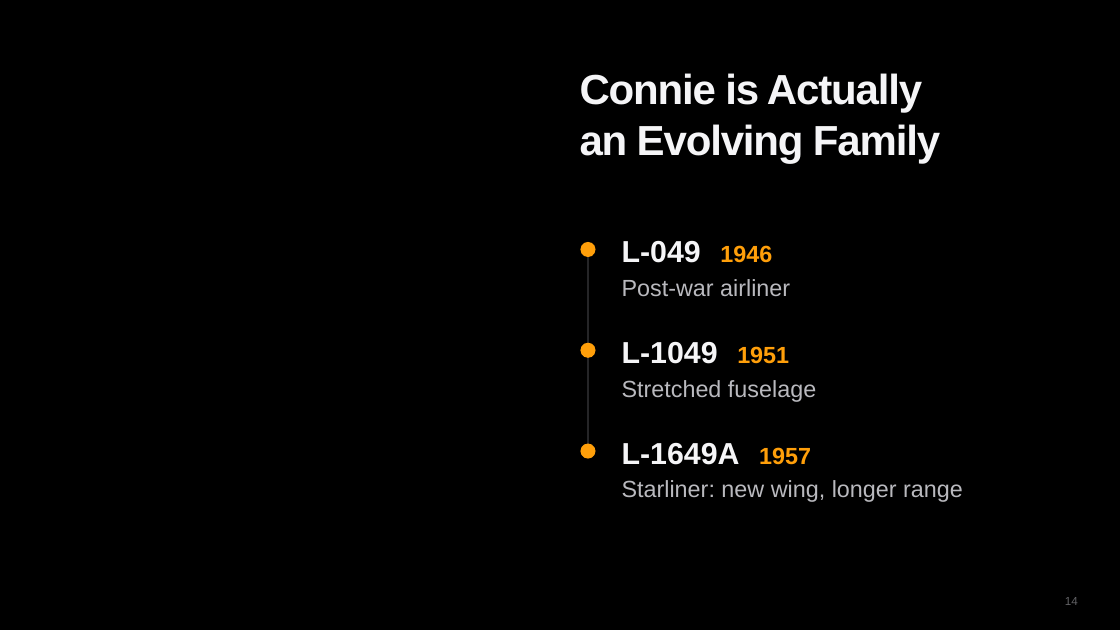
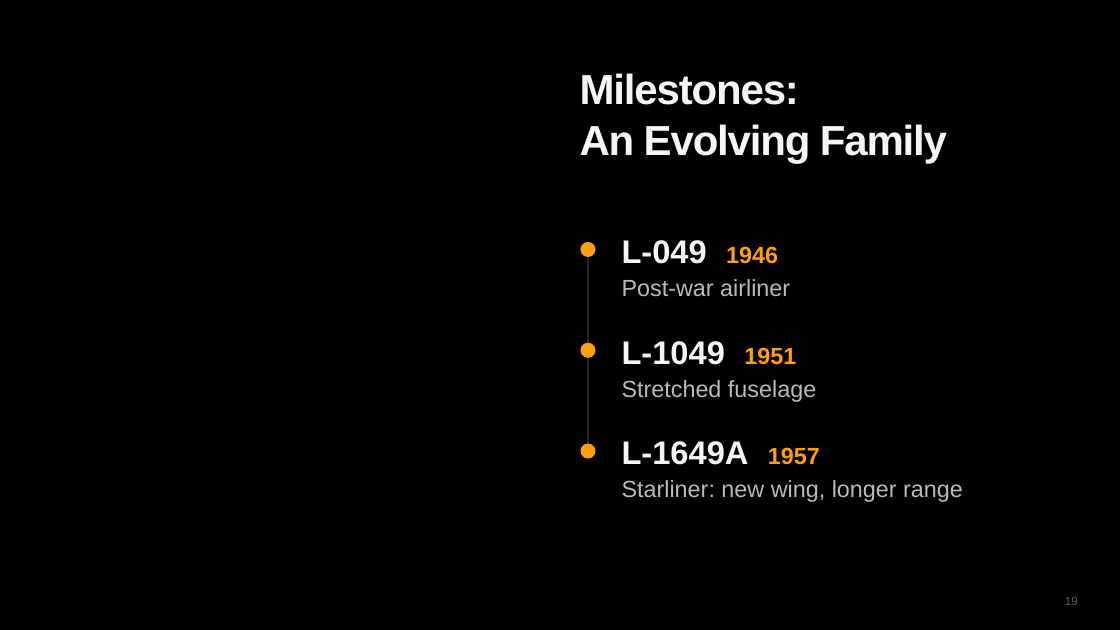
Before and after one commit to diuneilomochaufahai/claude, a slide deck: slide 19 of Constellation_Visual_Pitch_EN.pptx (slide 14 before the commit). Drawn at 1120x630 pixels with LibreOffice and Linux fonts; fonts in the diff are those of the drawing; background and template pictures are left out. Boxes give left, top, right and bottom in pixels: in the first picture for what was removed or moved away, otherwise in the second. Text is boxed around its words. In the diff, an @@ line names an element or a change of style, - is before the commit and + after.

```diff
--- a/Constellation_Visual_Pitch_EN.pptx
+++ b/Constellation_Visual_Pitch_EN.pptx
@@ text at <box>580,73,947,163</box>: text changed @@
-Connie is Actually
-an Evolving Family
+Milestones:
+An Evolving Family
@@ text "L-049 1946" at <box>622,240,778,264</box>: size 26 to 28 pt in "L-049" @@
@@ text "L-1049 1951" at <box>622,341,796,365</box>: size 26 to 28 pt in "L-1049" @@
@@ text "L-1649A 1957" at <box>622,441,820,465</box>: size 26 to 28 pt in "L-1649A" @@
@@ page number at <box>1065,597,1078,605</box>: text changed @@
-14
+19
```
Also in this commit, not shown: 16 other slides changed, 8 slides added, 2 other files.
